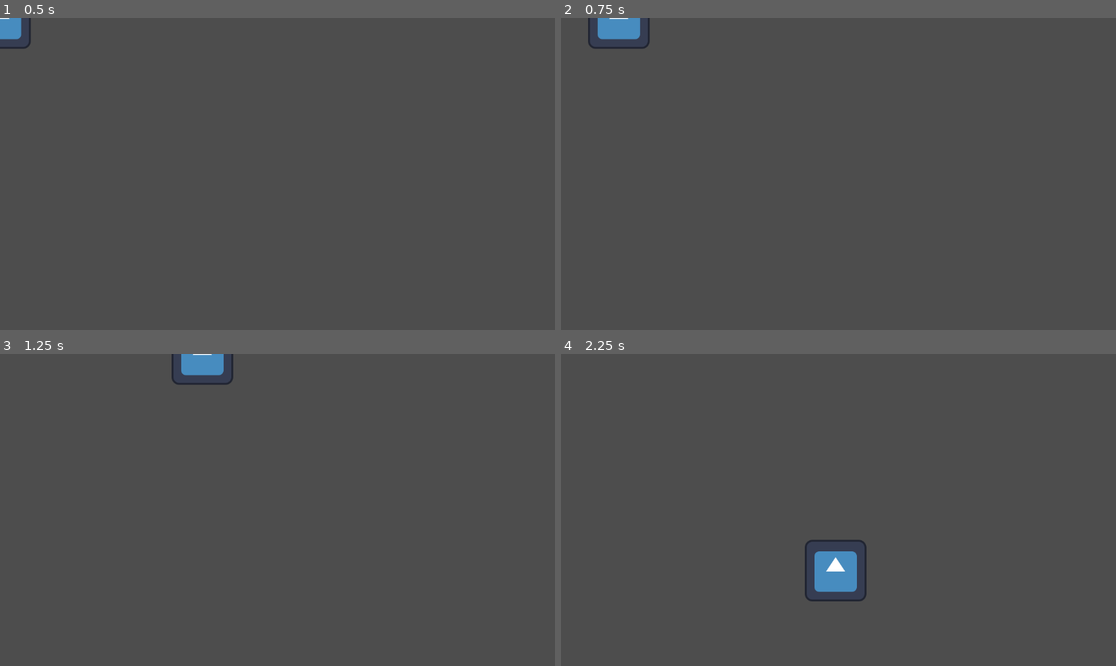
Above: before the commit, frames 1-4 (two rows, left to right).
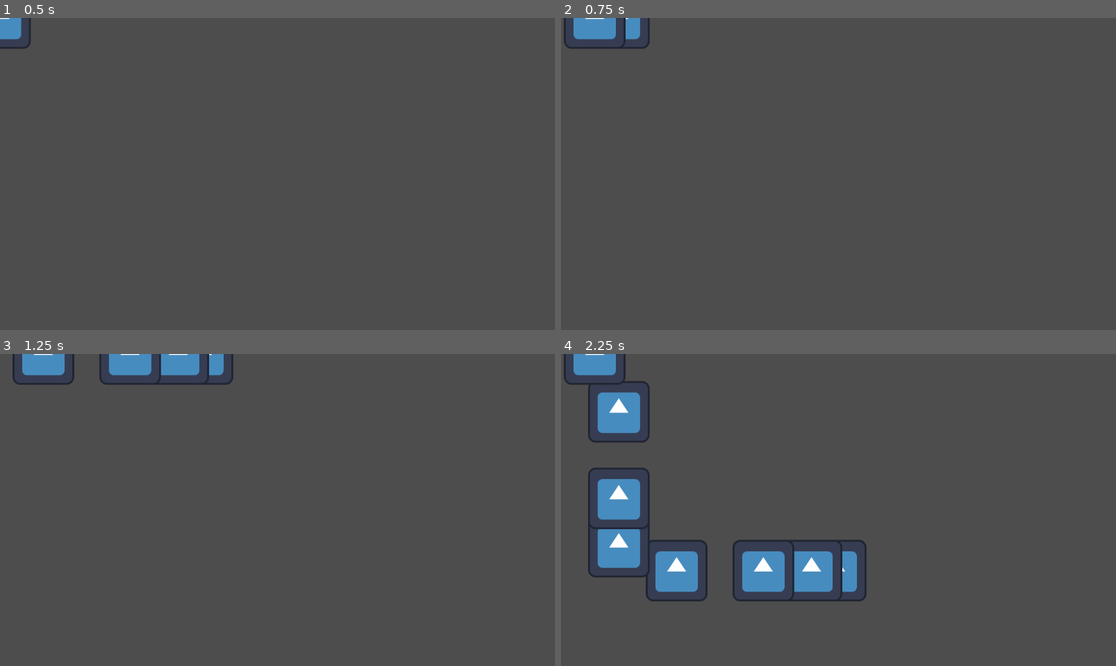
Above: after the commit, the same moments.

Repository: Deojee/project-sodalake
Game: Godot game, scene res://world.tscn
Same seed, same stepped clock (60 frames per second), same inputs: the game is played once before the commit and once after it. The engine's default icon, where the game draws it, is replaced by a stand-in: a white triangle on a blue panel in a dark square.
Inputs:
- Up to frame 1 (0.5 s): no input
- Up to frame 2 (0.75 s): tap Enter (ui_accept) at 0.5, 0.6 s; hold Right (ui_right) from 0.53 s (still down)
- Up to frame 3 (1.25 s): keep holding Right (ui_right); tap Enter (ui_accept) at 0.77, 1.07 s
- Up to frame 4 (2.25 s): release Right (ui_right) at 1.28 s; hold Down (ui_down) 1.28-2.03 s; tap Enter (ui_accept) at 1.35, 1.52, 1.82, 2.1 s; hold Right (ui_right) from 2.03 s (still down)

Frame 1 is identical in both runs. In frame 2, 0.5% of the frame differs, in the area x 0-12%, y 0-10%; in frame 3, 1.7%; in frame 4, 7.7%, in the area x 0-51%, y 0-80%.

Commit message:
added multiplayer?

Diff:
--- /dev/null
+++ b/player.tscn
@@ -0,0 +1,10 @@
+[gd_scene load_steps=3 format=3 uid="uid://btiyjph3m6gwl"]
+
+[ext_resource type="Script" path="res://Player.gd" id="1_5f547"]
+[ext_resource type="Texture2D" uid="uid://coa0g7ww2jpv7" path="res://icon.svg" id="2_epxwn"]
+
+[node name="Player" type="Node2D"]
+script = ExtResource("1_5f547")
+
+[node name="Icon" type="Sprite2D" parent="."]
+texture = ExtResource("2_epxwn")
--- /dev/null
+++ b/world.gd
@@ -0,0 +1,25 @@
+extends Node2D
+
+@export var isServer = true
+# Called when the node enters the scene tree for the first time.
+func _ready():
+
+	# Create server.
+	if isServer:
+		var peer = ENetMultiplayerPeer.new()
+		peer.create_server(0, 10)
+		multiplayer.multiplayer_peer = peer
+
+	else:
+		var peer = ENetMultiplayerPeer.new()
+		peer.create_client("136.228.38.11", 0)
+		multiplayer.multiplayer_peer = peer
+
+	pass # Replace with function body.
+
+
+# Called every frame. 'delta' is the elapsed time since the previous frame.
+func _process(delta):
+	if (Input.is_action_just_pressed("ui_accept")):
+		$subWorld.add_child(load("res://player.tscn").instantiate())
+	pass
--- a/world.tscn
+++ b/world.tscn
@@ -1,16 +1,23 @@
-[gd_scene load_steps=3 format=3 uid="uid://d02qkh6y1a0hi"]
+[gd_scene load_steps=4 format=3 uid="uid://d02qkh6y1a0hi"]
 
-[ext_resource type="Script" path="res://Player.gd" id="1_rrtyu"]
-[ext_resource type="Texture2D" uid="uid://coa0g7ww2jpv7" path="res://icon.svg" id="2_7ovny"]
+[ext_resource type="Script" path="res://world.gd" id="1_oow4q"]
+[ext_resource type="PackedScene" uid="uid://btiyjph3m6gwl" path="res://player.tscn" id="2_qr471"]
+
+[sub_resource type="SceneReplicationConfig" id="SceneReplicationConfig_lcu3d"]
+properties/0/path = NodePath("subWorld/Player:position")
+properties/0/spawn = true
+properties/0/sync = true
+properties/0/watch = false
 
 [node name="World" type="Node2D"]
+script = ExtResource("1_oow4q")
 
 [node name="MultiplayerSynchronizer" type="MultiplayerSynchronizer" parent="."]
+replication_config = SubResource("SceneReplicationConfig_lcu3d")
 
 [node name="MultiplayerSpawner" type="MultiplayerSpawner" parent="."]
+spawn_path = NodePath("../subWorld")
 
-[node name="Player" type="Node2D" parent="MultiplayerSpawner"]
-script = ExtResource("1_rrtyu")
+[node name="subWorld" type="Node2D" parent="."]
 
-[node name="Icon" type="Sprite2D" parent="MultiplayerSpawner/Player"]
-texture = ExtResource("2_7ovny")
+[node name="Player" parent="subWorld" instance=ExtResource("2_qr471")]
